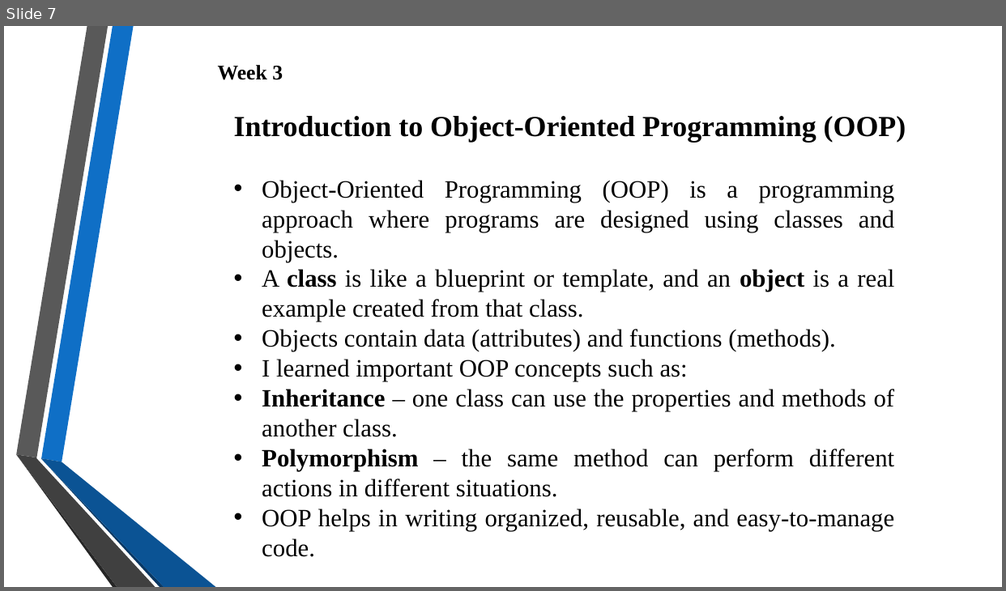
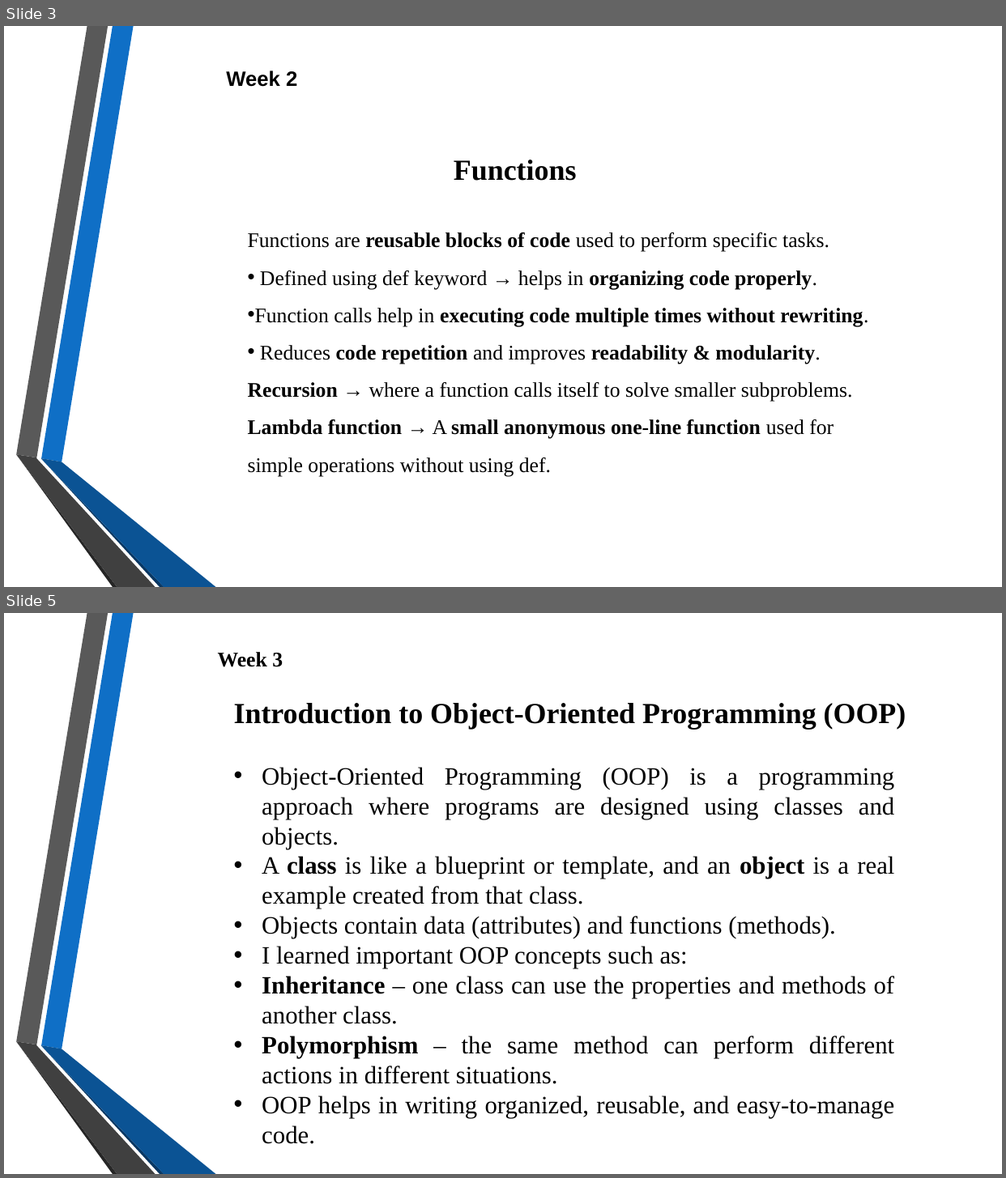
Before and after one commit to VaishnaviJadhav350/intern, a slide deck: Presentation 1 to 8.pptx. Shown one above the other, each under a label of ours: slide 7 before the commit, slides 3 and 5 after it; the slides between them are not shown. The pictures are 1006x591 and 1006x1178 pixels, drawn with LibreOffice and Linux fonts; fonts in the diff are those of the drawing; background and template pictures are left out. Boxes give left, top, right and bottom in pixels: in the first picture for what was removed or moved away, otherwise in the second. Text is boxed around its words. In the diff, an @@ line names an element or a change of style, - is before the commit and + after.

```diff
--- a/Presentation 1 to 8.pptx
+++ b/Presentation 1 to 8.pptx
@@ slide 3 added at [4, 26, 1002, 587], background picture (left out); not listed: 6 template elements that a slide beside it also shows @@
@@ text added at [226, 71, 297, 87], 20 pt, text #000000, bold @@
+Week 2
@@ text added at [454, 160, 577, 181], 28 pt, text #000000, bold @@
+Functions
@@ text added at [248, 233, 868, 476], 20 pt, text #000000 @@
+Functions are reusable blocks of code used to perform specific tasks.
+• Defined using def keyword → helps in organizing code properly.
+• Function calls help in executing code multiple times without rewriting.
+• Reduces code repetition and improves readability & modularity.
+Recursion → where a function calls itself to solve smaller subproblems.
+Lambda function → A small anonymous one-line function used for simple operations without using def.
@@ what was slide 7 is now slide 5 @@
```
Also in this commit, not shown: 2 slides changed, 12 other slides added, 6 slides removed, 6 other files.
